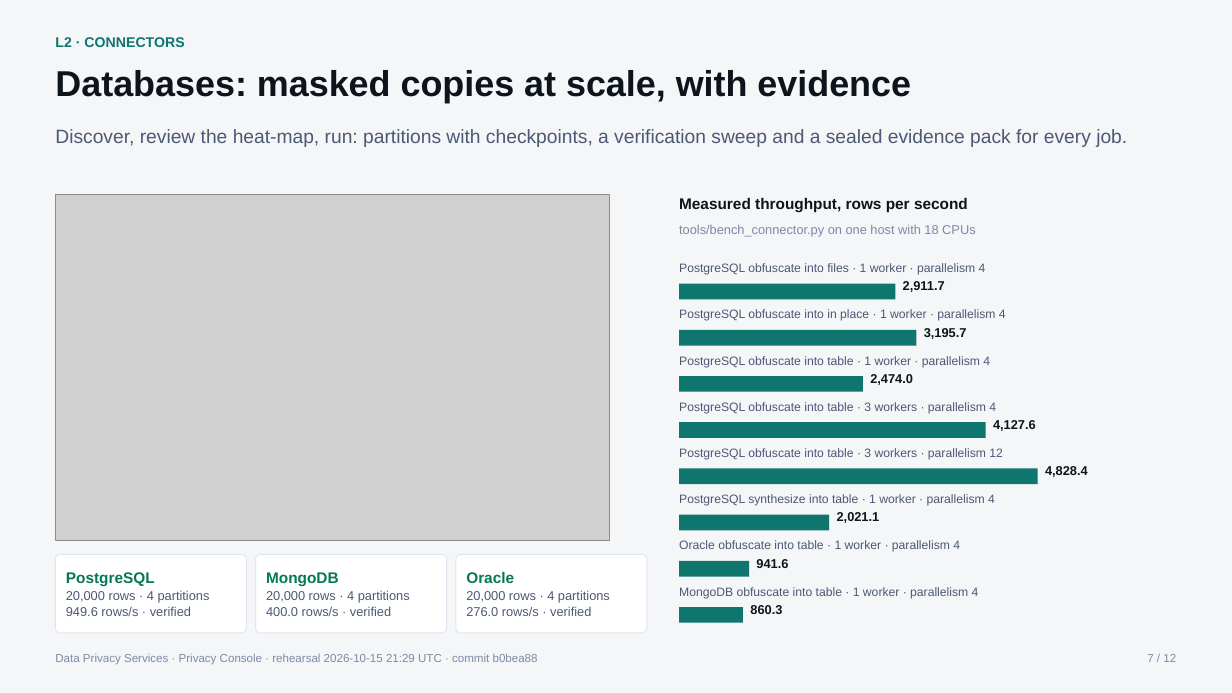
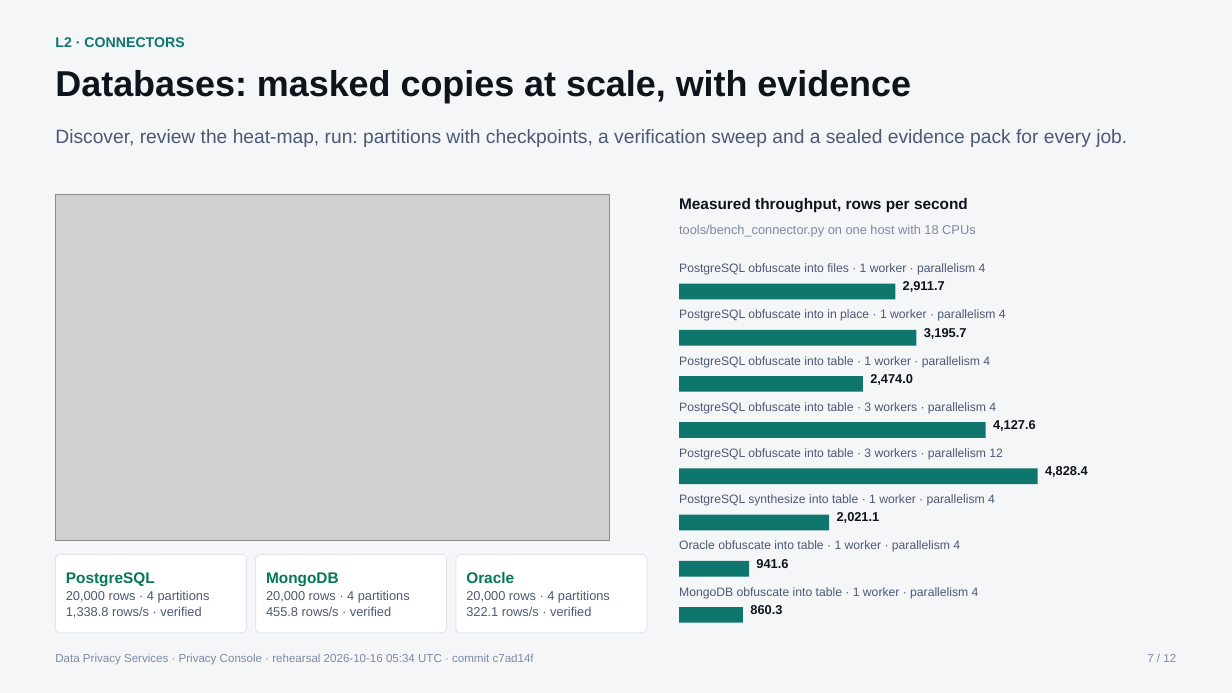
Before and after one commit to NilenduGanguli/data-privacy-services, a slide deck: slide 7 of docs/demo/dps-showcase.pptx. Drawn at 1232x693 pixels with LibreOffice and Linux fonts; fonts in the diff are those of the drawing; grey boxes stand for pictures. Boxes give left, top, right and bottom in pixels: in the first picture for what was removed or moved away, otherwise in the second. Text is boxed around its words. In the diff, an @@ line names an element or a change of style, - is before the commit and + after.

Commit message:
fix(release): the showcase deck is rebuilt from the v1.0.0 rehearsal; HANDOFF states T3's egress behaviour
The committed deck was the 15 October fdemo build: its title slide read v0.2.0, every footer named
commit b0bea88, and it claimed an end-to-end run the v1.0.0 tree could not repeat. Rebuilt with
tools/build_deck.py --strict from the rehearsal of c7ad14f (demo_seed --reseed, then e2e_demo
--console: S1-S12 PASS in 3:01, 18 console screenshots): v1.0.0, commit c7ad14f, 3:01.
tests/test_deck.py 43 passed. The Keynote PDF review stays with the owner.

HANDOFF's T3 paragraph now says what the egress verifier scans after the FINAL r1 fix and which
calls still fail closed.

```diff
--- a/docs/demo/dps-showcase.pptx
+++ b/docs/demo/dps-showcase.pptx
@@ text in rounded rectangle at (66, 606, 201, 618): text changed @@
-949.6 rows/s · verified
+1,338.8 rows/s · verified
@@ text in rounded rectangle at (266, 606, 391, 616): text changed @@
-400.0 rows/s · verified
+455.8 rows/s · verified
@@ text in rounded rectangle at (466, 606, 591, 616): text changed @@
-276.0 rows/s · verified
+322.1 rows/s · verified
@@ text at (55, 654, 534, 665): text changed @@
-Data Privacy Services · Privacy Console · rehearsal 2026-10-15 21:29 UTC · commit b0bea88
+Data Privacy Services · Privacy Console · rehearsal 2026-10-16 05:34 UTC · commit c7ad14f
```
Also in this commit, not shown: 11 other slides changed, 1 other file.
